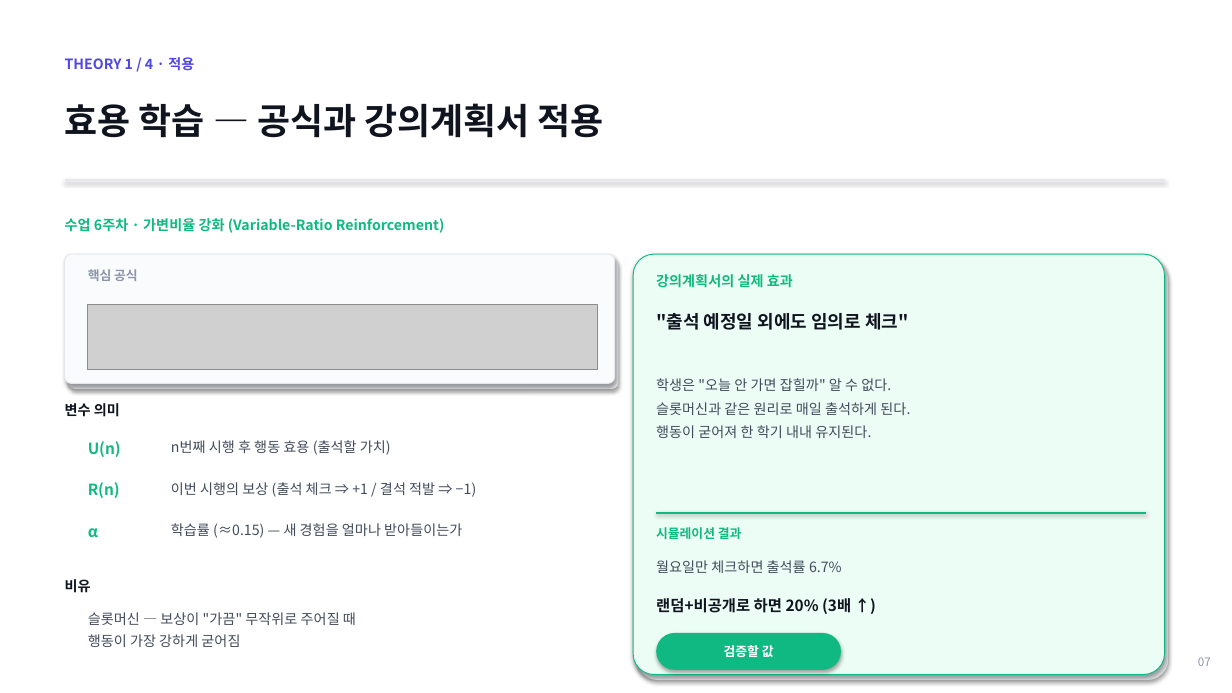
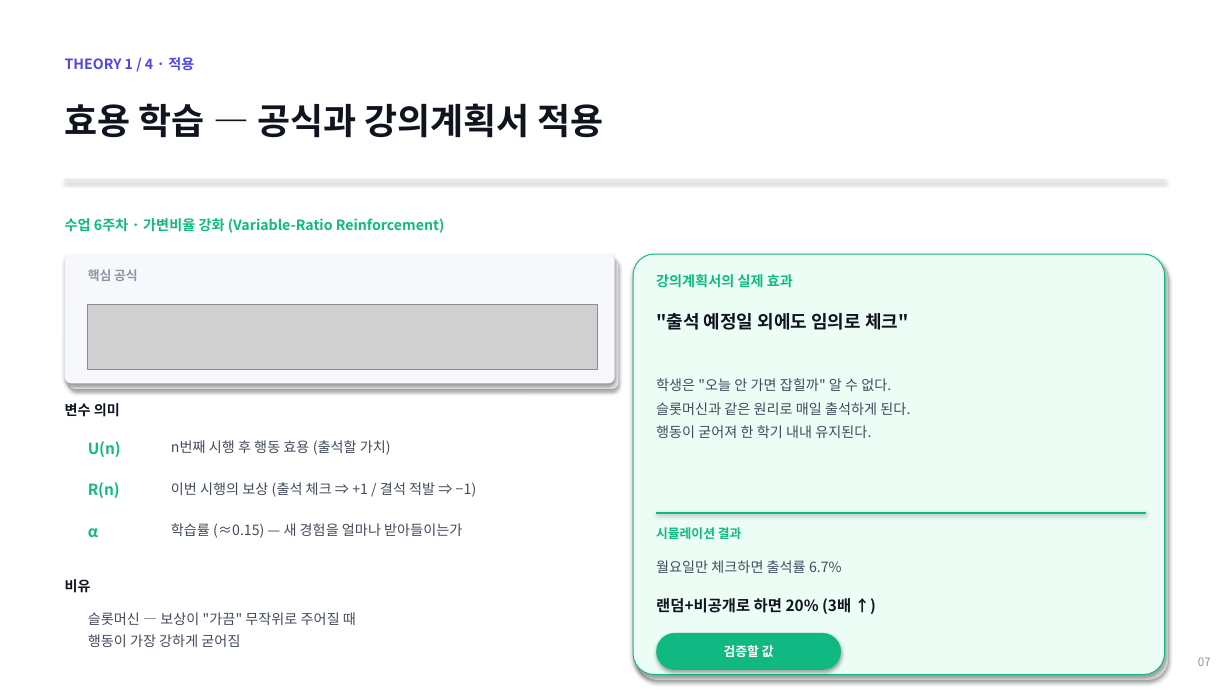
Before and after one commit to lshpy/imen315-syllabus-meta, a slide deck: slide 7 of team_project/kickoff_2026-05-11.pptx. Drawn at 1232x693 pixels with LibreOffice and Linux fonts; fonts in the diff are those of the drawing; grey boxes stand for pictures. Boxes give left, top, right and bottom in pixels: in the first picture for what was removed or moved away, otherwise in the second. Text is boxed around its words. In the diff, an @@ line names an element or a change of style, - is before the commit and + after.

```diff
--- a/team_project/kickoff_2026-05-11.pptx
+++ b/team_project/kickoff_2026-05-11.pptx
@@ rounded rectangle at (65, 254, 615, 384): fill #FAFBFC to #F7F8FB; outline #E5E7EB 0.75 pt to none @@
```
Also in this commit, not shown: 5 other slides changed, 1 other file.
